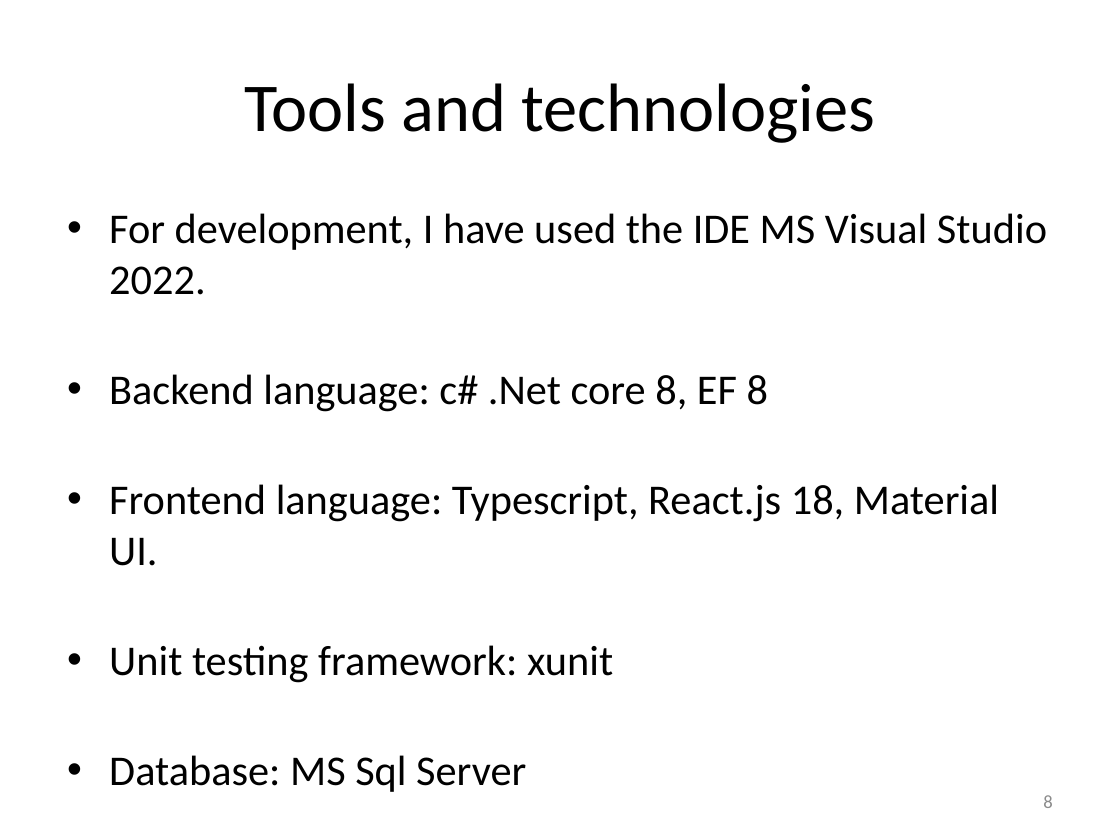
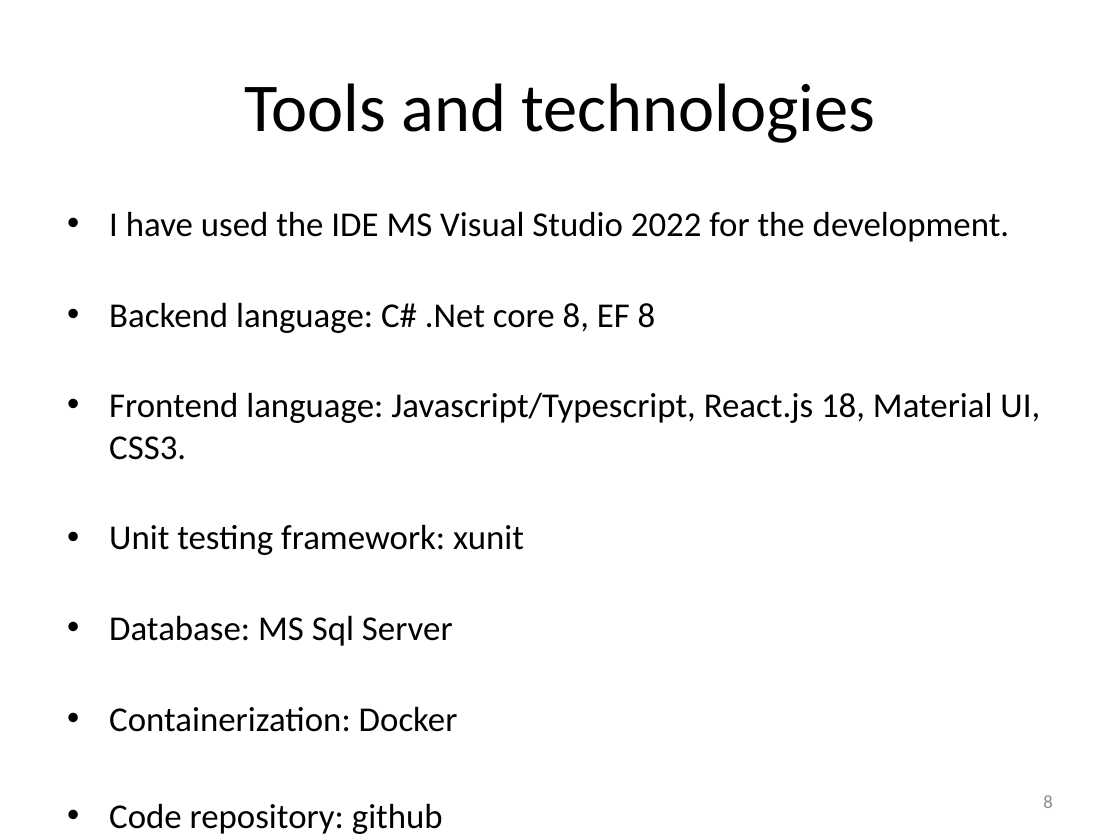
Before and after one commit to rashidul57/NsLandProgram, a slide deck: slide 8 of Presentation.pptx. Drawn at 1120x840 pixels with LibreOffice and Linux fonts; fonts in the diff are those of the drawing; background and template pictures are left out. Boxes give left, top, right and bottom in pixels: in the first picture for what was removed or moved away, otherwise in the second. Text is boxed around its words. In the diff, an @@ line names an element or a change of style, - is before the commit and + after.

```diff
--- a/Presentation.pptx
+++ b/Presentation.pptx
@@ text at box(109, 211, 1040, 732): paragraph added @@
+• Code repository: github
@@ text at box(109, 211, 1040, 460): text changed; size 27.2 to 22.4 pt @@
-• For development, I have used the IDE MS Visual Studio 2022.
-• Backend language: c# .Net core 8, EF 8
-• Frontend language: Typescript, React.js 18, Material UI.
+• I have used the IDE MS Visual Studio 2022 for the development.
+• Backend language: C# .Net core 8, EF 8
+• Frontend language: Javascript/Typescript, React.js 18, Material UI, CSS3.
@@ text at box(109, 524, 524, 732): size 27.2 to 22.4 pt in "Unit testing framework: xunit", "Database: MS Sql Server", "Containerization: Docker" @@
```
Also in this commit, not shown: 8 other slides changed.
